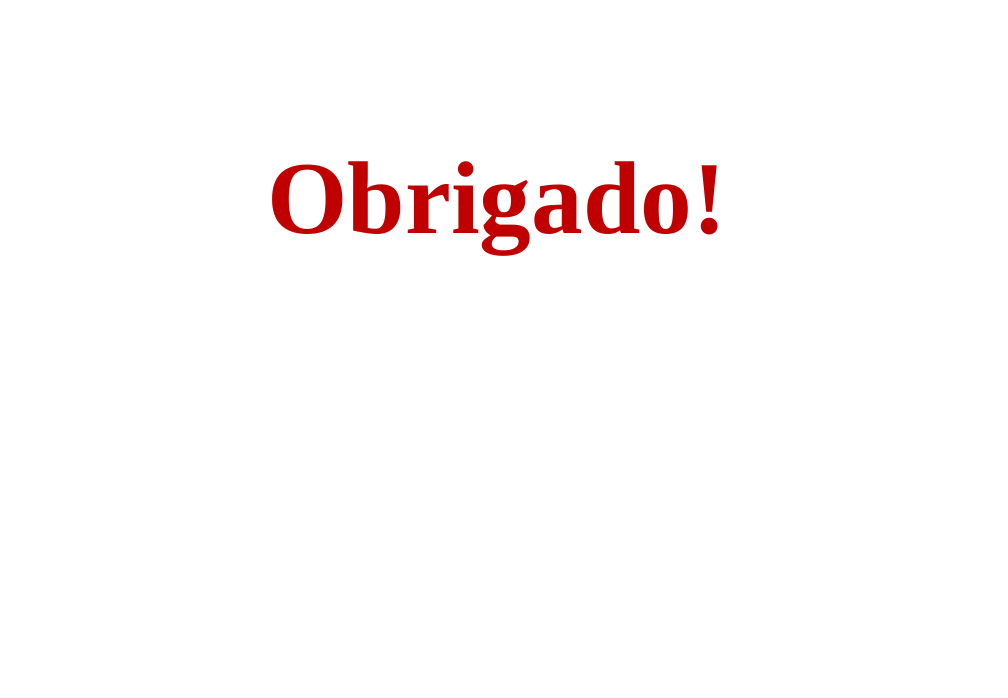
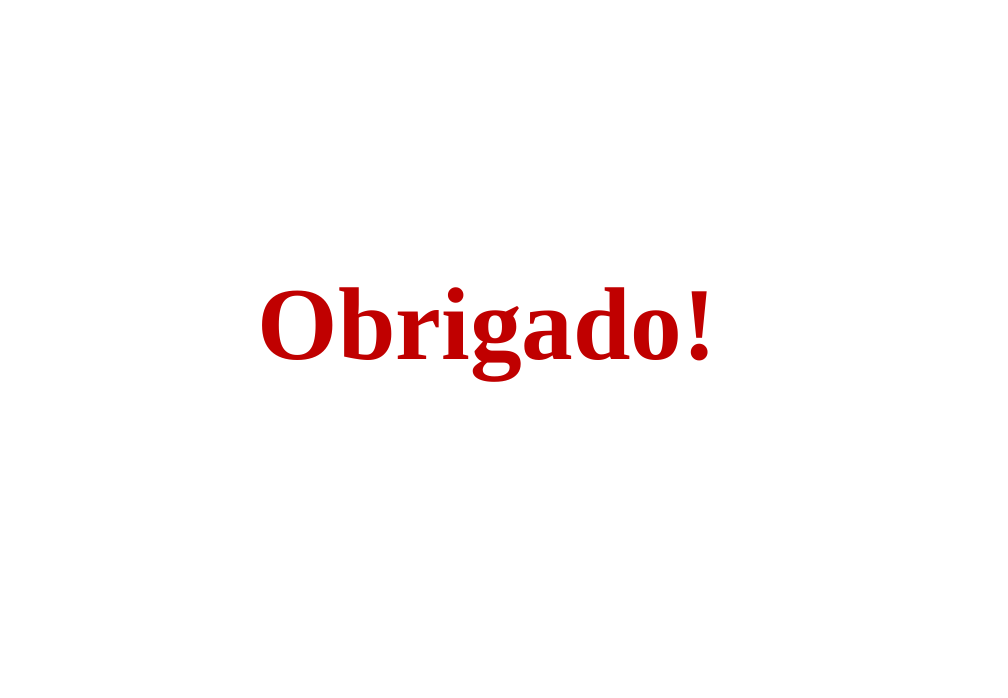
Before and after one commit to Peridian/tcmpizzaria, a slide deck: slide 12 of trunk/TCM - Pizzaria - Semestre 1 - 2014/PTCC/Apresentação/Pizzaria.ppt. Drawn at 1008x698 pixels with LibreOffice and Linux fonts; fonts in the diff are those of the drawing; background and template pictures are left out. Boxes give left, top, right and bottom in pixels: in the first picture for what was removed or moved away, otherwise in the second. Text is boxed around its words. In the diff, an @@ line names an element or a change of style, - is before the commit and + after.

```diff
--- a/trunk/TCM - Pizzaria - Semestre 1 - 2014/PTCC/Apresentação/Pizzaria.ppt
+++ b/trunk/TCM - Pizzaria - Semestre 1 - 2014/PTCC/Apresentação/Pizzaria.ppt
@@ text "Obrigado!": place and size @@
-text "Obrigado!" at box(268, 161, 727, 252)
+text "Obrigado!" at box(258, 287, 717, 379)
@@ text "Obrigado!" at box(258, 287, 717, 379): vertical alignment top to middle @@
```
Also in this commit, not shown: 4 other slides changed, 16 other files.
